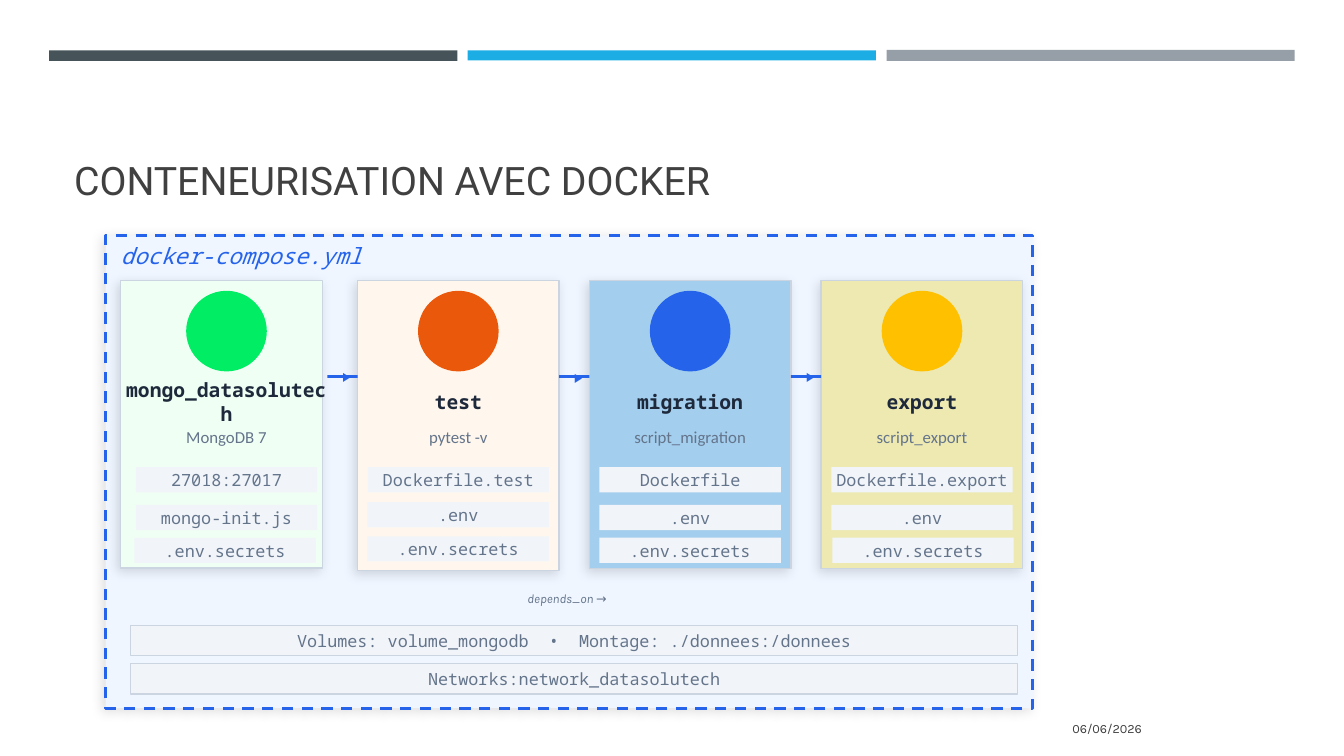
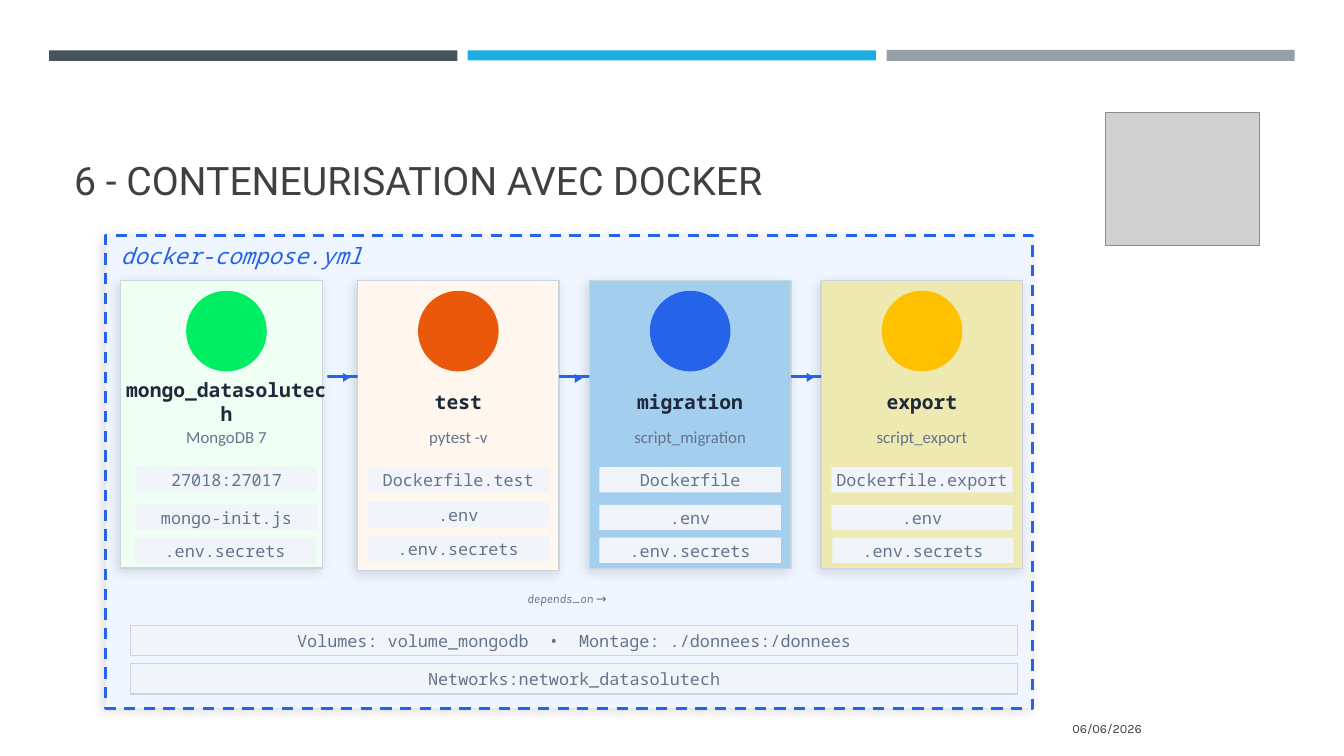
Before and after one commit to Sebules/Project_5_OpenClassrooms_Data_Engineer, a slide deck: slide 9 of ulesie_sebastien_2_presentation_062026.pptx. Drawn at 1344x756 pixels with LibreOffice and Linux fonts; fonts in the diff are those of the drawing; grey boxes stand for pictures. Boxes give left, top, right and bottom in pixels: in the first picture for what was removed or moved away, otherwise in the second. Text is boxed around its words. In the diff, an @@ line names an element or a change of style, - is before the commit and + after.

```diff
--- a/ulesie_sebastien_2_presentation_062026.pptx
+++ b/ulesie_sebastien_2_presentation_062026.pptx
@@ picture added at box(1105, 113, 1260, 246) @@
@@ title at box(74, 166, 762, 196): text changed @@
-CONTENEURISATION AVEC DOCKER
+6 - CONTENEURISATION AVEC DOCKER
```
Also in this commit, not shown: 12 other slides changed, 4 other files.
